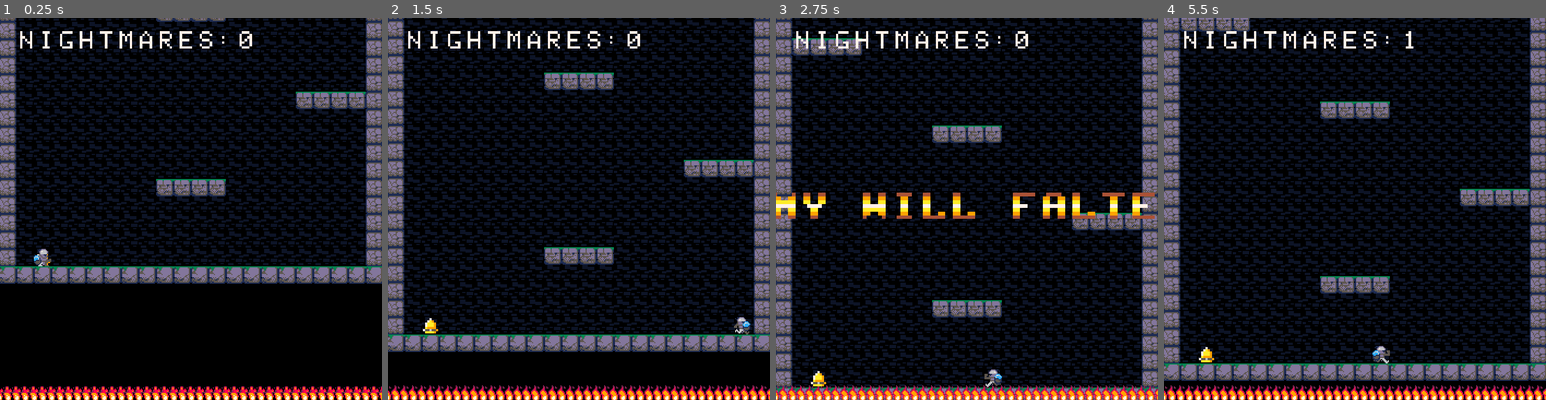
Above: before the commit, frames 1-4 (left to right).
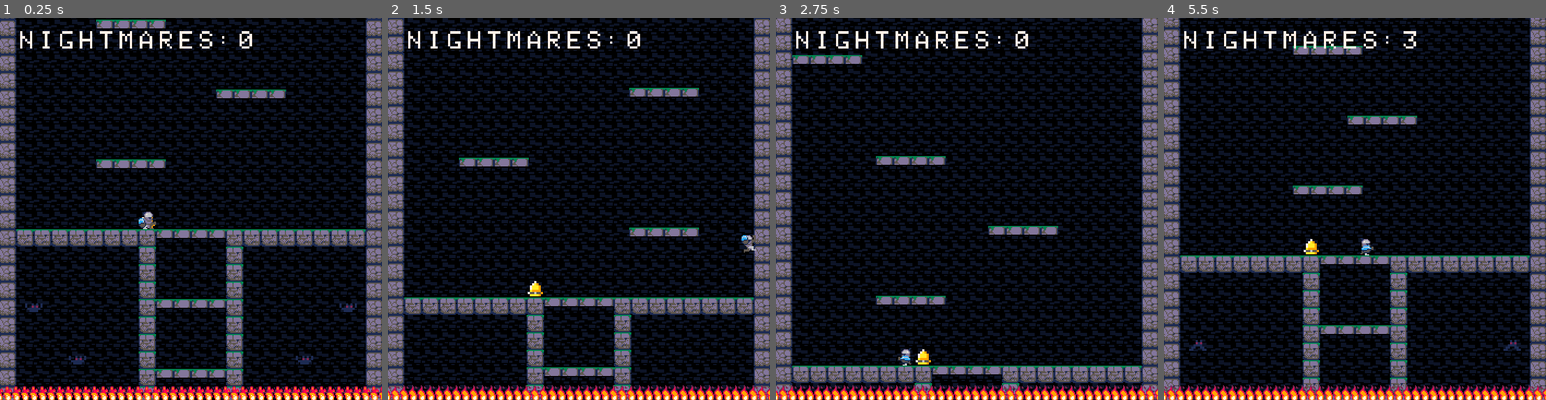
Above: after the commit, the same moments.

Repository: toadkarter/ToyBoxJam2023
Game: Godot game, scene res://Scenes/Game/Main/main.tscn
Two runs of this game, one before a commit and one after it. Both use one fixed random seed, a clock stepped at 60 frames per second and the inputs below.
Inputs:
- Up to frame 1 (0.25 s): no input
- Up to frame 2 (1.5 s): hold Right (move_right) from 0.53 s (still down); tap Space (jump) at 0.77 s
- Up to frame 3 (2.75 s): tap Space (jump) at 1.52 s; release Right (move_right) at 2.03 s; hold Left (move_left) from 2.03 s (still down)
- Up to frame 4 (5.5 s): release Left (move_left) at 2.78 s; hold Right (move_right) 2.78-4.28 s; tap Space (jump) at 3.02, 3.77, 4.52 s; hold Left (move_left) 4.28-5.03 s; hold Right (move_right) from 5.03 s (still down)

The runs differ from the first frame. In frame 1, 53% of the frame differs, in the area x 0-100%, y 0-100%; in frame 2, 52%; in frame 3, 56%; in frame 4, 56%.

Commit message:
Setting reset state for bats, moving platforms and fireballs

Diff:
--- a/Scenes/Blocks/Moving/moving_block.gd
+++ b/Scenes/Blocks/Moving/moving_block.gd
@@ -6,6 +6,7 @@
 @export var is_moving: bool = false
 
 @onready var body: AnimatableBody2D = $Blocks
+@onready var original_position: Vector2 = position
 
 
 func _ready() -> void:
@@ -14,3 +15,7 @@
 		tween.set_loops().set_parallel(false)
 		tween.tween_property(body, "position", offset, duration / 2)
 		tween.tween_property(body, "position", Vector2.ZERO, duration / 2)
+
+
+func reset_state() -> void:
+	position = original_position
--- a/Scenes/Blocks/Moving/moving_block.tscn
+++ b/Scenes/Blocks/Moving/moving_block.tscn
@@ -6,7 +6,7 @@
 [sub_resource type="RectangleShape2D" id="RectangleShape2D_isck2"]
 size = Vector2(64, 8)
 
-[node name="MovingBlock" type="StaticBody2D"]
+[node name="MovingBlock" type="StaticBody2D" groups=["Resettable"]]
 collision_layer = 2
 script = ExtResource("1_w6bn7")
 
--- a/Scenes/Enemies/Bat/bat.gd
+++ b/Scenes/Enemies/Bat/bat.gd
@@ -5,6 +5,7 @@
 
 @onready var animations: AnimatedSprite2D = $AnimatableBody2D/AnimatedSprite2D
 @onready var body: AnimatableBody2D = $AnimatableBody2D
+@onready var original_position: Vector2 = position
 
 
 func _ready() -> void:
@@ -17,3 +18,7 @@
 	tween.set_loops().set_parallel(false)
 	tween.tween_property(body, "position", offset, duration / 2)
 	tween.tween_property(body, "position", Vector2.ZERO, duration / 2)
+
+
+func reset_state() -> void:
+	position = original_position
--- a/Scenes/Enemies/Bat/bat.tscn
+++ b/Scenes/Enemies/Bat/bat.tscn
@@ -51,7 +51,7 @@
 [sub_resource type="CircleShape2D" id="CircleShape2D_f1xif"]
 radius = 6.0
 
-[node name="bat" type="StaticBody2D" groups=["Enemy"]]
+[node name="bat" type="StaticBody2D" groups=["Enemy", "Resettable"]]
 collision_layer = 2
 script = ExtResource("1_7booi")
 
--- a/Scenes/Enemies/Projectiles/Fireball/fireball.gd
+++ b/Scenes/Enemies/Projectiles/Fireball/fireball.gd
@@ -16,3 +16,7 @@
 
 func push(speed_to_set: float):
 	speed = speed_to_set
+
+
+func reset_state():
+	queue_free()
--- a/Scenes/Enemies/Projectiles/Fireball/fireball.tscn
+++ b/Scenes/Enemies/Projectiles/Fireball/fireball.tscn
@@ -43,7 +43,7 @@
 radius = 4.0
 height = 12.0
 
-[node name="Fireball" type="StaticBody2D" groups=["Enemy"]]
+[node name="Fireball" type="StaticBody2D" groups=["Enemy", "Resettable"]]
 collision_layer = 2
 script = ExtResource("1_clvry")
 
--- a/Scenes/level.tscn
+++ b/Scenes/level.tscn
@@ -187,6 +187,7 @@
 format = 2
 layer_0/tile_data = PackedInt32Array(1114116, 65536, 0, 1114117, 65536, 0, 1114118, 65536, 0, 1114119, 65536, 0, 111412 …(126751 unchanged characters)…
 script = ExtResource("2_7nbtq")
+debug_start_at_checkpoint_number = 3
 player_scene = ExtResource("2_kb2gi")
 checkpoints = [NodePath("Checkpoint1"), NodePath("Checkpoint2"), NodePath("Checkpoint3"), NodePath("Checkpoint4"), NodePath("Checkpoint5"), NodePath("Checkpoint6")]
 death_texts = Array[String](["My will falters", "I must go on", "I long to see the sky"])
